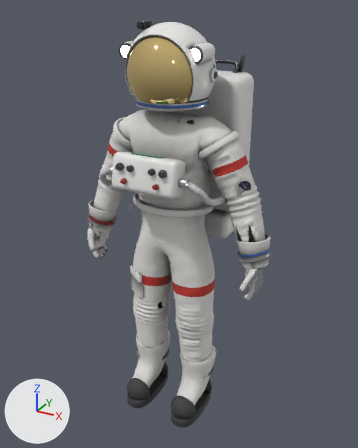
An edit to the glTF model public/assets/astronaut.glb, drawn before and after from the same camera.
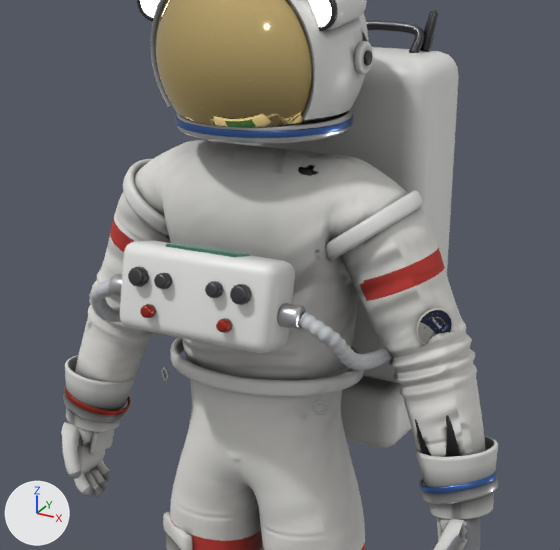
The first picture shows the older version from a 50 mm camera at (1.035, -1.815, 1.912) aimed at (-0.011, 0.086, 0.962). The close-ups show the older and then the newer version on the part from 17% to 83% of the width and 11% to 63% of the height of that picture. Only the edits that show in the close-ups are written down. The lights are fixed; the arrows at lower left show +X, +Y and +Z. Vertices at exactly the same position are counted once.

Objects in the first close-up: 'AnoBlue', 'Body', 'Glove', 'Glove.L', 'Glove.R', 'Helmet', 'Hose', 'Metal', 'MetalDark', 'Patch', 'SuitHard', 'Visor' and 5 more.
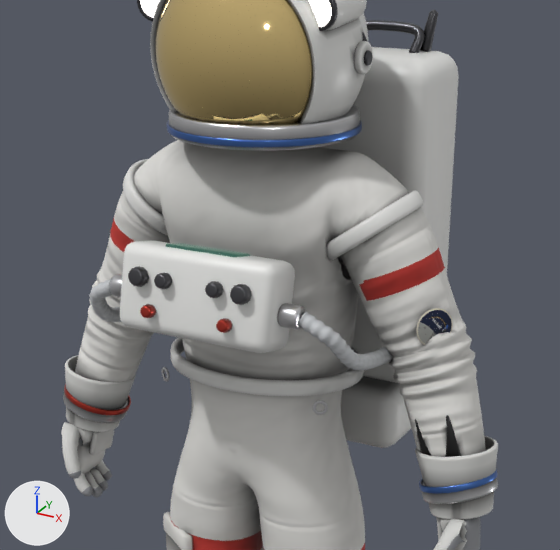
The change, as a diff of the scene's bpy script:
```diff
--- a/public/assets/astronaut.glb.py
+++ b/public/assets/astronaut.glb.py
@@ me_neckringband @@
 # used by ob_anoblue; location = (0.0, 0.0, 0.0)
-me_neckringband.from_pydata(...)  # 1152 vertices, 2304 faces; spans x -0.155..0.468, y -0.145..0.165, z 0.924..1.56
+me_neckringband.from_pydata(...)  # 1152 vertices, 2304 faces; spans x -0.17..0.468, y -0.16..0.18, z 0.924..1.548
+# me_neckringband part 1: the loose piece of 648 vertices spanning x -0.155..0.155, y -0.145..0.165, z 1.548..1.56 is multiplied about its middle by the matrix ((1.095, 0.0, 0.0), (0.0, 1.095, 0.0), (0.0, 0.0, 1.0)), then moved by (0.0, 0.0, -0.012)
 me_neckringband.materials.append(mat_anoblue)
@@ me_bodyskin_001 @@
 # used by ob_body; location = (0.0, 0.0, 0.0)
-me_bodyskin_001.from_pydata(...)  # 11032 vertices, 22060 faces; spans x -0.443..0.443, y -0.118..0.144, z 0.198..1.5
+me_bodyskin_001.from_pydata(...)  # 11032 vertices, 22060 faces; spans x -0.443..0.443, y -0.118..0.144, z 0.198..1.509
+# me_bodyskin_001 part 2: 1299 of 11032 vertices moved; they spanned x -0.296..0.296, y -0.113..0.142, z 1.246..1.5 and now span x -0.296..0.296, y -0.113..0.143, z 1.247..1.509; mean shift (0.0, 0.0, 0.004); largest move (0.154, 0.02, 1.499) -> (0.16, 0.019, 1.507)
+# me_bodyskin_001 part 3: 22018 kept faces spanning x -0.443..0.443, y -0.118..0.144, z 0.198..1.509 get new texture (UV) coordinates
+# me_bodyskin_001 part 4: 1973 kept faces spanning x -0.343..0.394, y -0.117..0.137, z 0.402..1.509 get new vertex colours; the middle colour goes from grey #a5a5a5 to grey #a2a2a2
 me_bodyskin_001.materials.append(mat_suitbody)
@@ me_neckring @@
 # used by ob_metal; location = (0.0, 0.0, 0.0)
-me_neckring.from_pydata(...)  # 3024 vertices, 6024 faces; spans x -0.471..0.471, y -0.218..0.256, z 0.2..1.57
+me_neckring.from_pydata(...)  # 3024 vertices, 6024 faces; spans x -0.471..0.471, y -0.218..0.256, z 0.2..1.571
+# me_neckring part 5: 594 of 3024 vertices moved; they spanned x -0.152..0.152, y -0.142..0.162, z 1.538..1.57 and now span x -0.166..0.166, y -0.156..0.176, z 1.529..1.571; mean shift (0.0, 0.0, -0.004); largest move (0.146, 0.045, 1.539) -> (0.16, 0.048, 1.531)
 me_neckring.materials.append(mat_metal)
@@ me_visor_001 @@
 # used by ob_visor; location = (0.0, 0.0, 0.0)
-me_visor_001.from_pydata(...)  # 3008 vertices, 6012 faces; spans x -0.158..0.158, y -0.181..-0.069, z 1.564..1.82
+me_visor_001.from_pydata(...)  # 3056 vertices, 6108 faces; spans x -0.158..0.158, y -0.181..-0.067, z 1.554..1.819
+# me_visor_001 part 6: 119 vertices moved from x -0.123..0.123, y -0.144..-0.069, z 1.564..1.567 to x -0.114..0.114, y -0.142..-0.067, z 1.554..1.565; 199 vertices removed from x -0.158..0.158, y -0.144..-0.069, z 1.564..1.771; 247 vertices added at x -0.158..0.158, y -0.142..-0.067, z 1.554..1.771
+# me_visor_001 part 7: 455 kept faces spanning x -0.151..0.15, y -0.169..-0.069, z 1.554..1.807 get new vertex colours; the middle colour goes from white #fdfdfd to white #fafafa
+# other edits to the shape of me_visor_001 do not show in these pictures
 me_visor_001.materials.append(mat_visor)
```

Changed parts and their boxes (x1, y1, x2, y2) in the close-ups (560 x 550 px; the box of a moved part takes in the faces that stretch with it):
'Metal', reshaped
    before: (63, 109, 498, 504)
    after: (63, 105, 498, 504)
'AnoBlue', reshaped
    before: (175, 114, 498, 494)
    after: (167, 120, 498, 494)
part 1 of me_neckringband, moved or reshaped
    before: (175, 114, 354, 138)
    after: (167, 120, 362, 147)
part 2 of me_bodyskin_001, moved or reshaped
    both: (122, 140, 429, 309)
part 3 of me_bodyskin_001, surface changed
    both: (75, 143, 478, 547)
part 4 of me_bodyskin_001, edited (looks the same)
    both: (108, 194, 471, 428)
part 5 of me_neckring, moved or reshaped
    before: (177, 109, 352, 144)
    after: (169, 105, 360, 151)
part 6 of me_visor_001, moved or reshaped (mostly hidden afterwards)
    before: (176, 111, 298, 128)
    after: (255, 121, 290, 124)
part 7 of me_visor_001, edited (looks the same)
    both: (155, 0, 312, 124)
